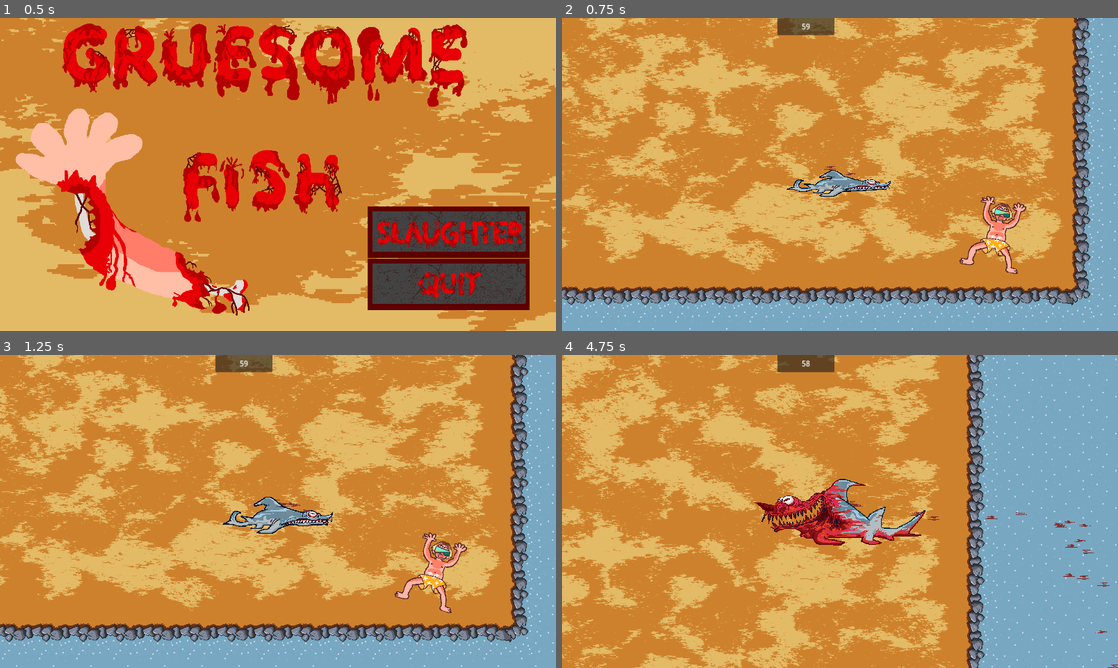
Above: before the commit, frames 1-4 (two rows, left to right).
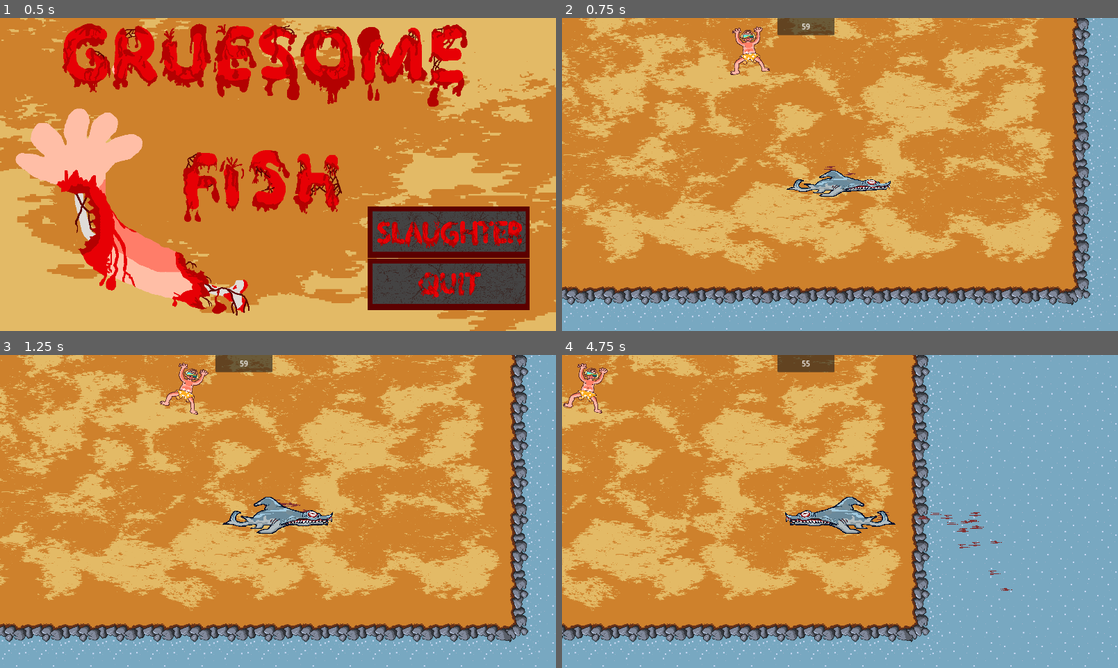
Above: after the commit, the same moments.

Repository: DylanRothbauer/GruesomeFish
Game: Godot game, scene res://Scenes/start_screen.tscn
Two runs of this game, one before a commit and one after it. Both use one fixed random seed, a clock stepped at 60 frames per second and the inputs below.
Inputs (mouse positions are in pixels of both pictures, inside the frame that each line leads up to):
- Up to frame 1 (0.5 s): no input
- Up to frame 2 (0.75 s): click (1095, 230) at 0.5 s
- Up to frame 3 (1.25 s): no input
- Up to frame 4 (4.75 s): hold Right (right) 1.28-2.03 s; hold Shift (lunge) 1.28-2.03 s; hold Down (down) 2.03-2.78 s; tap Shift (lunge) at 2.1, 3.6 s; hold Right (right) 2.78-3.53 s; hold Shift (lunge) 2.78-3.53 s; hold Up (up) 3.53-4.28 s; hold Left (left) from 4.28 s (still down); hold Shift (lunge) from 4.28 s (still down)

Frame 1 is identical in both runs. In frame 2, 1.5% of the frame differs, in the area x 30-84%, y 2-82%; in frame 3, 1.5%; in frame 4, 48%, in the area x 0-100%, y 0-100%.

Commit message:
added respawn code - BROKEN/COMMENTED OUT

Diff:
--- a/Scenes/human.tscn
+++ b/Scenes/human.tscn
@@ -1,8 +1,9 @@
-[gd_scene load_steps=26 format=3 uid="uid://b0xyu1bod8no6"]
+[gd_scene load_steps=36 format=3 uid="uid://b0xyu1bod8no6"]
 
 [ext_resource type="Script" path="res://Scripts/human.gd" id="1_45t8w"]
 [ext_resource type="Texture2D" uid="uid://fre5t1wcjxxl" path="res://Art Assets/Haty/bloodsplosiin.png" id="1_nx4kq"]
 [ext_resource type="Texture2D" uid="uid://bu0a1dmrpvfl4" path="res://Art Assets/Haty/Human_Surfer.png" id="3_44bfi"]
+[ext_resource type="Texture2D" uid="uid://croa13t0bn8w7" path="res://Art Assets/Haty/Human_Beachgoer.png" id="3_n7dxl"]
 
 [sub_resource type="AtlasTexture" id="AtlasTexture_ya5sm"]
 atlas = ExtResource("1_nx4kq")
@@ -43,6 +44,42 @@
 [sub_resource type="AtlasTexture" id="AtlasTexture_1lhl6"]
 atlas = ExtResource("1_nx4kq")
 region = Rect2(700, 1600, 700, 400)
+
+[sub_resource type="AtlasTexture" id="AtlasTexture_7e36m"]
+atlas = ExtResource("3_n7dxl")
+region = Rect2(0, 0, 300, 300)
+
+[sub_resource type="AtlasTexture" id="AtlasTexture_drk7y"]
+atlas = ExtResource("3_n7dxl")
+region = Rect2(300, 0, 300, 300)
+
+[sub_resource type="AtlasTexture" id="AtlasTexture_bxtji"]
+atlas = ExtResource("3_n7dxl")
+region = Rect2(600, 0, 300, 300)
+
+[sub_resource type="AtlasTexture" id="AtlasTexture_dehsk"]
+atlas = ExtResource("3_n7dxl")
+region = Rect2(0, 300, 300, 300)
+
+[sub_resource type="AtlasTexture" id="AtlasTexture_dmqm1"]
+atlas = ExtResource("3_n7dxl")
+region = Rect2(300, 300, 300, 300)
+
+[sub_resource type="AtlasTexture" id="AtlasTexture_hp127"]
+atlas = ExtResource("3_n7dxl")
+region = Rect2(600, 300, 300, 300)
+
+[sub_resource type="AtlasTexture" id="AtlasTexture_7ybay"]
+atlas = ExtResource("3_n7dxl")
+region = Rect2(0, 600, 300, 300)
+
+[sub_resource type="AtlasTexture" id="AtlasTexture_u6h0i"]
+atlas = ExtResource("3_n7dxl")
+region = Rect2(300, 600, 300, 300)
+
+[sub_resource type="AtlasTexture" id="AtlasTexture_wqo5p"]
+atlas = ExtResource("3_n7dxl")
+region = Rect2(600, 600, 300, 300)
 
 [sub_resource type="AtlasTexture" id="AtlasTexture_ddu7n"]
 atlas = ExtResource("3_44bfi")
@@ -116,6 +153,38 @@
 "loop": false,
 "name": &"BLOOD",
 "speed": 13.0
+}, {
+"frames": [{
+"duration": 1.0,
+"texture": SubResource("AtlasTexture_7e36m")
+}, {
+"duration": 1.0,
+"texture": SubResource("AtlasTexture_drk7y")
+}, {
+"duration": 1.0,
+"texture": SubResource("AtlasTexture_bxtji")
+}, {
+"duration": 1.0,
+"texture": SubResource("AtlasTexture_dehsk")
+}, {
+"duration": 1.0,
+"texture": SubResource("AtlasTexture_dmqm1")
+}, {
+"duration": 1.0,
+"texture": SubResource("AtlasTexture_hp127")
+}, {
+"duration": 1.0,
+"texture": SubResource("AtlasTexture_7ybay")
+}, {
+"duration": 1.0,
+"texture": SubResource("AtlasTexture_u6h0i")
+}, {
+"duration": 1.0,
+"texture": SubResource("AtlasTexture_wqo5p")
+}],
+"loop": true,
+"name": &"beachgoer",
+"speed": 11.0
 }, {
 "frames": [{
 "duration": 1.0,
@@ -157,12 +226,14 @@
 radius = 7.93979
 
 [node name="Human" type="Area2D"]
+scale = Vector2(0.670468, 0.640708)
 script = ExtResource("1_45t8w")
 
 [node name="AnimatedSprite2D2" type="AnimatedSprite2D" parent="."]
 position = Vector2(-8, -2)
 sprite_frames = SubResource("SpriteFrames_w1o62")
 autoplay = "default"
+frame_progress = 0.528682
 
 [node name="CollisionShape2D" type="CollisionShape2D" parent="."]
 y_sort_enabled = true
--- /dev/null
+++ b/Scenes/human_2.tscn
@@ -0,0 +1,11 @@
+[gd_scene format=3 uid="uid://bf3wpxxb05wkd"]
+
+[node name="Human 2" type="Area2D"]
+
+[node name="AnimatedSprite2D" type="AnimatedSprite2D" parent="."]
+
+[node name="CollisionShape2D" type="CollisionShape2D" parent="AnimatedSprite2D"]
+
+[node name="DetectionArea" type="Area2D" parent="AnimatedSprite2D/CollisionShape2D"]
+
+[node name="Detection" type="CollisionShape2D" parent="AnimatedSprite2D/CollisionShape2D/DetectionArea"]
--- a/Scenes/main.tscn
+++ b/Scenes/main.tscn
@@ -65,7 +65,7 @@
 script = SubResource("GDScript_uip2w")
 
 [node name="Human" parent="." instance=ExtResource("5_2eyom")]
-position = Vector2(991, 596)
+position = Vector2(135, -37)
 
 [connection signal="timeout" from="Timer" to="." method="_on_timer_timeout"]
 [connection signal="body_entered" from="Human" to="Shark" method="_on_human_body_entered"]
--- a/Scripts/human.gd
+++ b/Scripts/human.gd
@@ -4,6 +4,7 @@
 @onready var animationHuman = $AnimatedSprite2D2
 @onready var animationShark = get_node("/root/Game/Shark/AnimatedSprite2D")
 @onready var arm_scene = preload("res://Scenes/Arm.tscn")
+var human_scene = preload("res://Scenes/human.tscn")
 var xScale = 1
 var yScale = 1
 var scalar = 0.5 # Can adjust this when we refine/polish
@@ -53,3 +54,11 @@
 func _physics_process(delta):
 	if shark_chase and count <= 2:
 		position += (shark.position + position)/speed
+
+#
+#func _process(delta):
+	#if shark == null:
+		#var new_obj = human_scene.instantiate()
+		#new_obj.position = position
+		#get_parent().add_child(new_obj)
+		#shark = new_obj
